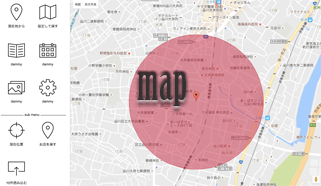
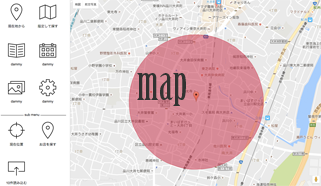
Two versions of the same layered image (321 x 186). Layer-by-layer changes:
pixels changed over [134, 70, 190, 115] (layer not identified)
